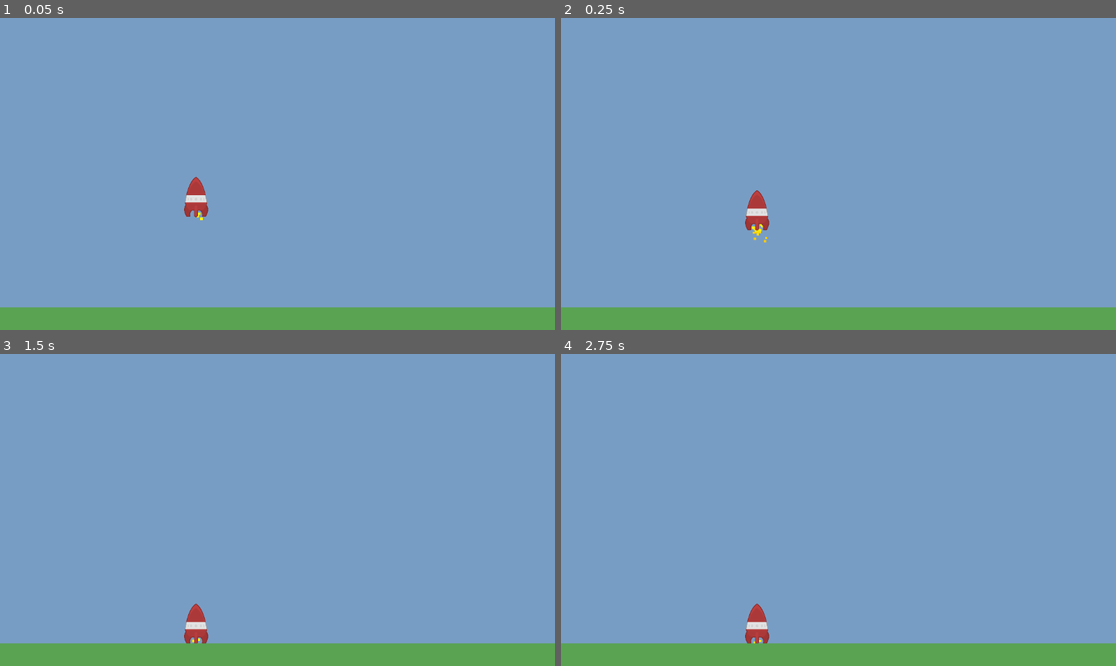
Above: before the commit, frames 1-4 (two rows, left to right).
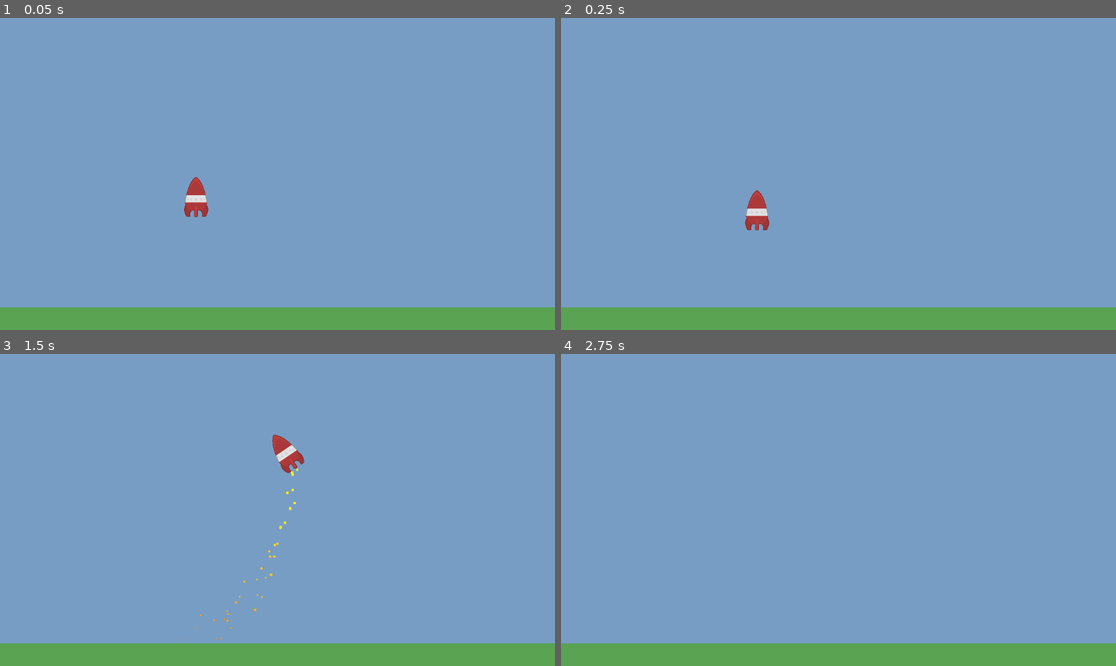
Above: after the commit, the same moments.

Repository: trflorian/galactic-hopper
Game: Godot game, scene res://game.tscn
The game is run twice, just before and just after one commit, with the same random seed, the same clock (stepped at 60 frames per second) and the same inputs.
Inputs:
- Up to frame 1 (0.05 s): no input
- Up to frame 2 (0.25 s): no input
- Up to frame 3 (1.5 s): hold D (throttle_right, bound only after the commit) 0.53-1.28 s; hold A (throttle_left, bound only after the commit) from 1.28 s (still down)
- Up to frame 4 (2.75 s): release A (throttle_left, bound only after the commit) at 2.03 s; hold D (throttle_right, bound only after the commit) from 2.03 s (still down)

The runs differ from the first frame. In frame 1, less than 0.1% of the frame differs, in the area x 35-37%, y 62-65%; in frame 2, less than 0.1%; in frame 3, 0.9%, in the area x 33-55%, y 25-93%; in frame 4, 0.4%.

Commit message:
spaceship controller

Diff:
--- a/game.tscn
+++ b/game.tscn
@@ -1,6 +1,7 @@
-[gd_scene load_steps=11 format=3 uid="uid://d31x4j4vwnl8r"]
+[gd_scene load_steps=12 format=3 uid="uid://d31x4j4vwnl8r"]
 
 [ext_resource type="Texture2D" uid="uid://dl7ycs1ynhdqf" path="res://hopper.png" id="1_ma4h7"]
+[ext_resource type="Script" path="res://hopper_controller.gd" id="1_rxux5"]
 
 [sub_resource type="Gradient" id="Gradient_3egah"]
 offsets = PackedFloat32Array(0, 0.514539, 1)
@@ -53,8 +54,11 @@
 
 [node name="Hopper" type="RigidBody2D" parent="."]
 position = Vector2(-169, 47)
+script = ExtResource("1_rxux5")
+force_power = 2000.0
 
-[node name="GPUParticles2D" type="GPUParticles2D" parent="Hopper"]
+[node name="ParticlesFire" type="GPUParticles2D" parent="Hopper"]
+unique_name_in_owner = true
 position = Vector2(0, 28)
 scale = Vector2(1, 1)
 amount = 70
--- /dev/null
+++ b/hopper_controller.gd
@@ -0,0 +1,23 @@
+extends RigidBody2D
+
+@export var force_power: float
+@onready var particles_fire: GPUParticles2D = %ParticlesFire
+
+func _ready() -> void:
+	particles_fire.emitting = false
+
+# Called every frame. 'delta' is the elapsed time since the previous frame.
+func _process(delta: float) -> void:
+	var is_throttling = false
+	var offset = 0.0
+	if Input.is_action_pressed("throttle_left"):
+		is_throttling = true
+		offset -= 1
+	if Input.is_action_pressed("throttle_right"):
+		is_throttling = true
+		offset += 1
+
+	if is_throttling:
+		apply_force(-transform.y * force_power, transform.x * offset * 3)
+
+	particles_fire.emitting = is_throttling
--- a/project.godot
+++ b/project.godot
@@ -15,6 +15,23 @@
 config/features=PackedStringArray("4.1", "GL Compatibility")
 config/icon="res://icon.svg"
 
+[input]
+
+throttle_left={
+"deadzone": 0.5,
+"events": [Object(InputEventKey,"resource_local_to_scene":false,"resource_name":"","device":-1,"window_id":0,"alt_pressed":false,"shift_pressed":false,"ctrl_pressed":false,"meta_pressed":false,"pressed":false,"keycode":0,"physical_keycode":65,"key_label":0,"unicode":97,"echo":false,"script":null)
+, Object(InputEventKey,"resource_local_to_scene":false,"resource_name":"","device":-1,"window_id":0,"alt_pressed":false,"shift_pressed":false,"ctrl_pressed":false,"meta_pressed":false,"pressed":false,"keycode":0,"physical_keycode":4194319,"key_label":0,"unicode":0,"echo":false,"script":null)
+, Object(InputEventMouseButton,"resource_local_to_scene":false,"resource_name":"","device":-1,"window_id":0,"alt_pressed":false,"shift_pressed":false,"ctrl_pressed":false,"meta_pressed":false,"button_mask":0,"position":Vector2(0, 0),"global_position":Vector2(0, 0),"factor":1.0,"button_index":1,"canceled":false,"pressed":false,"double_click":false,"script":null)
+]
+}
+throttle_right={
+"deadzone": 0.5,
+"events": [Object(InputEventKey,"resource_local_to_scene":false,"resource_name":"","device":-1,"window_id":0,"alt_pressed":false,"shift_pressed":false,"ctrl_pressed":false,"meta_pressed":false,"pressed":false,"keycode":0,"physical_keycode":68,"key_label":0,"unicode":100,"echo":false,"script":null)
+, Object(InputEventKey,"resource_local_to_scene":false,"resource_name":"","device":-1,"window_id":0,"alt_pressed":false,"shift_pressed":false,"ctrl_pressed":false,"meta_pressed":false,"pressed":false,"keycode":0,"physical_keycode":4194321,"key_label":0,"unicode":0,"echo":false,"script":null)
+, Object(InputEventMouseButton,"resource_local_to_scene":false,"resource_name":"","device":-1,"window_id":0,"alt_pressed":false,"shift_pressed":false,"ctrl_pressed":false,"meta_pressed":false,"button_mask":0,"position":Vector2(0, 0),"global_position":Vector2(0, 0),"factor":1.0,"button_index":2,"canceled":false,"pressed":false,"double_click":false,"script":null)
+]
+}
+
 [rendering]
 
 renderer/rendering_method="gl_compatibility"
